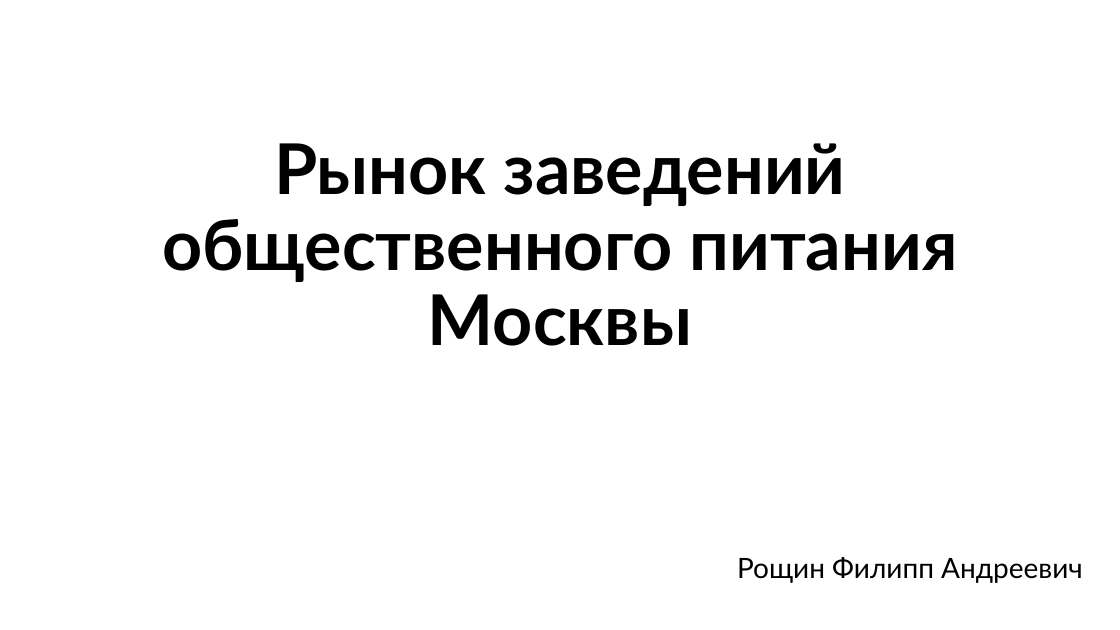
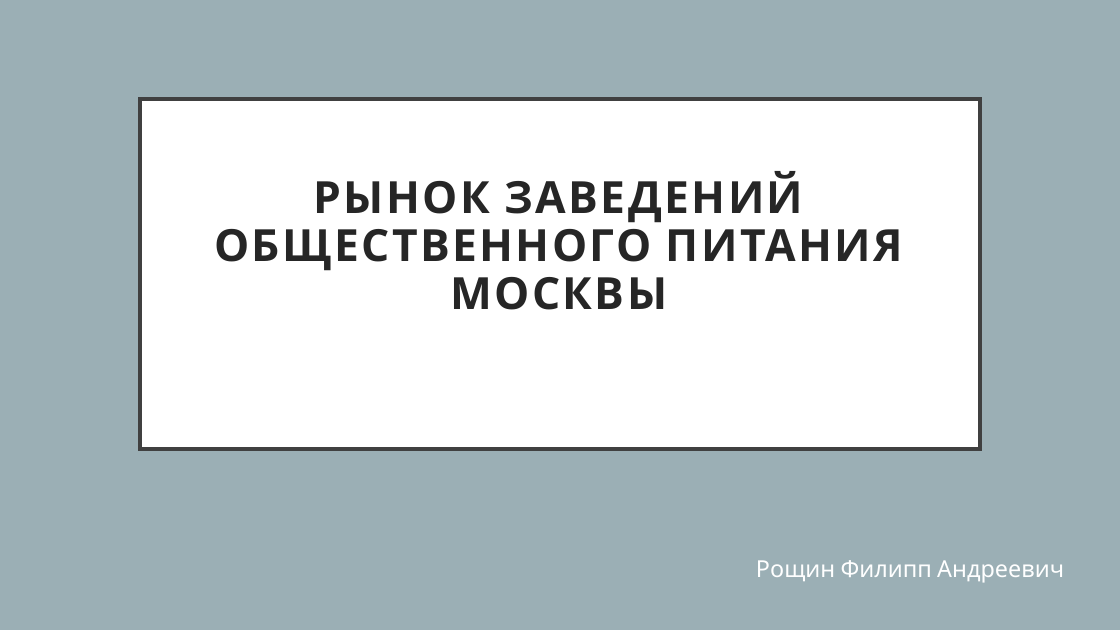
Before and after one commit to PHILIPP111007/masters_degree_Roshchin_M25-555, a slide deck: slide 1 of BI/moscow_places/moscow_places_hw.pptx. Drawn at 1120x630 pixels with LibreOffice and Linux fonts; fonts in the diff are those of the drawing. Boxes give left, top, right and bottom in pixels: in the first picture for what was removed or moved away, otherwise in the second. Text is boxed around its words. In the diff, an @@ line names an element or a change of style, - is before the commit and + after.

```diff
--- a/BI/moscow_places/moscow_places_hw.pptx
+++ b/BI/moscow_places/moscow_places_hw.pptx
@@ background #FFFFFF to #9BAFB5 @@
@@ title "РЫНОК ЗАВЕДЕНИЙ ОБЩЕСТВЕННОГО ПИТАНИЯ МОСКВЫ" resized from (x1=162, y1=143, x2=958, y2=346) to (x1=140, y1=99, x2=981, y2=449) @@
@@ title "РЫНОК ЗАВЕДЕНИЙ ОБЩЕСТВЕННОГО ПИТАНИЯ МОСКВЫ" at (x1=140, y1=99, x2=981, y2=449): vertical alignment bottom to middle; fill none to #FFFFFF; outline none to #404040 3 pt @@
@@ title at (x1=214, y1=173, x2=903, y2=310): text changed; size 60 to 38 pt; font Lato to Cabin; text colour #000000 to #262626 @@
-Рынок заведений общественного питания Москвы
+РЫНОК ЗАВЕДЕНИЙ ОБЩЕСТВЕННОГО ПИТАНИЯ МОСКВЫ
@@ subtitle "Рощин Филипп Андреевич" at (x1=756, y1=560, x2=1064, y2=583): size 24 to 20 pt, font Lato to Cabin, text colour #000000 to #FFFFFF; line spacing 0.9 to 1 @@
```
Also in this commit, not shown: 23 other slides changed, 1 other file.
